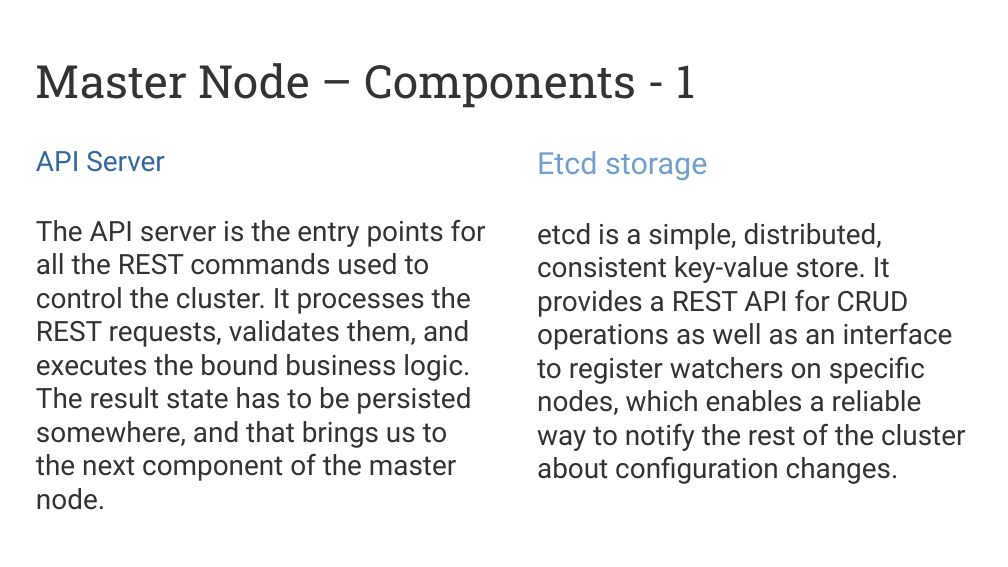
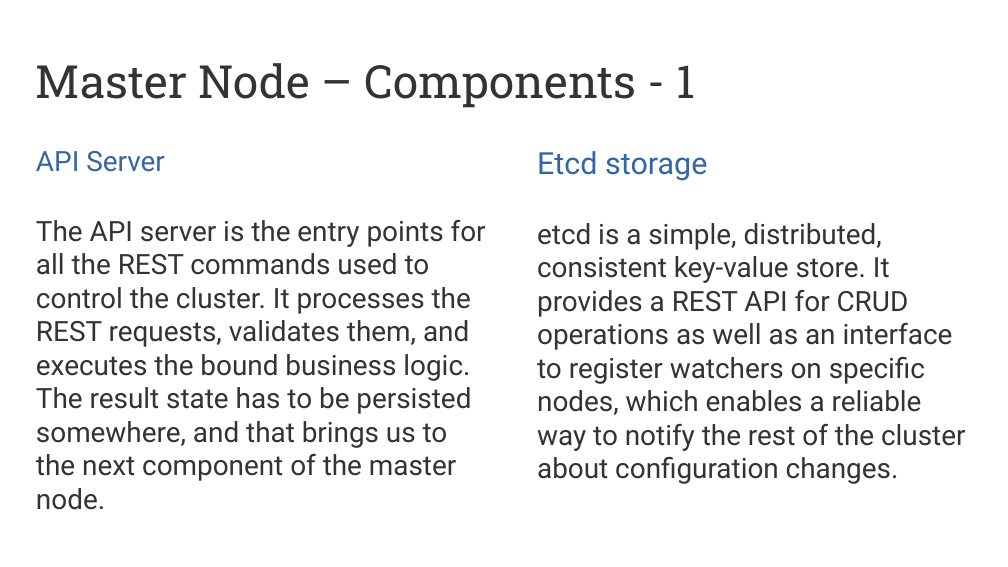
Before and after one commit to puzzle/kubernetes-techlab, a slide deck: slide 30 of presentation/introduction.odp (slide 29 before the commit). Drawn at 1008x567 pixels with LibreOffice and Linux fonts; fonts in the diff are those of the drawing. Boxes give left, top, right and bottom in pixels: in the first picture for what was removed or moved away, otherwise in the second. Text is boxed around its words. In the diff, an @@ line names an element or a change of style, - is before the commit and + after.

```diff
--- a/presentation/introduction.odp
+++ b/presentation/introduction.odp
@@ text at (537,151,707,181): text colour #729FCF to #3465A4 in "Etcd storage" @@
```
Also in this commit, not shown: 6 other slides changed, 3 slides added, 2 slides removed, 2 other files.
